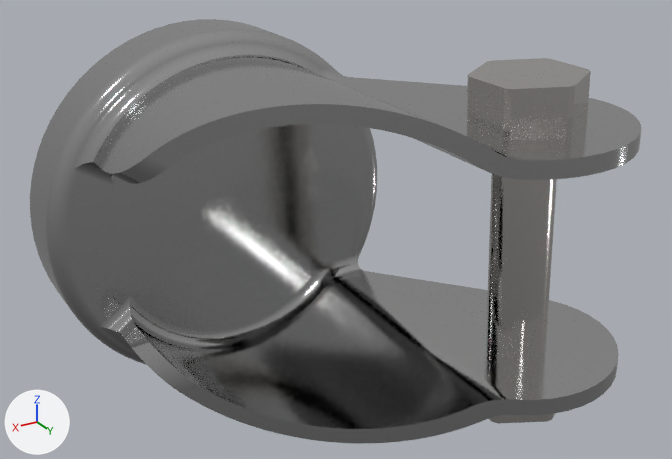
Two versions of the glTF model src/yixuan_utilities/assets/robot/vega-urdf/meshes/visual/B_wheel_l1.glb, one commit apart.
Both versions are drawn from a camera (50 mm lens) standing at (0.067, 0.1654, 0.0664) and looking at (-0.01, 0.0371, 0.0022). Every picture has the same lights, and +X, +Y and +Z are marked at lower left. Where no turn or scale is listed for an object, it has been applied to the vertices. Vertices at the same position are counted once.

Objects in the first picture: 'WX-DZ'.
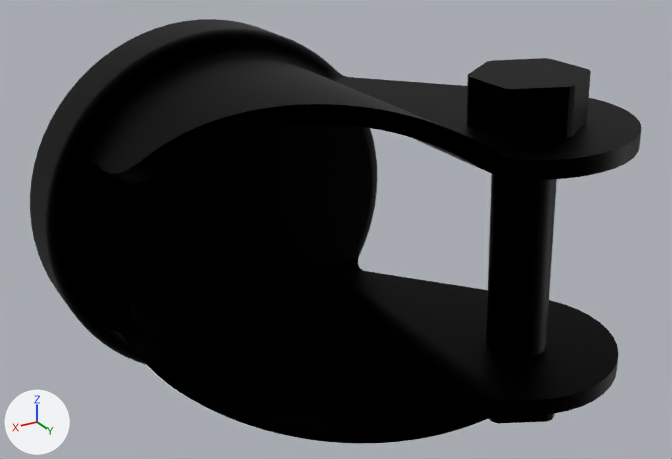
Where the change shows, as pixel boxes (x1, y1, x2, y2) in the pictures (672 x 459 px):
part 1 of me_mesh_0, deleted: before (357, 244, 488, 330)
part 2 of me_mesh_0, deleted: before (94, 295, 138, 338)
part 3 of me_mesh_0, deleted: before (68, 154, 117, 186)
part 4 of me_mesh_0, deleted: before (187, 64, 250, 110)
part 5 of me_mesh_0, recoloured (grey to black): (489, 413, 555, 424) in both
part 6 of me_mesh_0, recoloured (grey to black): (30, 19, 642, 444) in both
part 7 of me_mesh_0, recoloured (grey to black): (467, 58, 591, 359) in both

The change, as a list of edits to the scene's bpy script:
```text
Add mat_matte_steel_005:
    mat_matte_steel_005 = principled_material('matte steel.005')
    mat_matte_steel_005.base_color = (0.0, 0.0, 0.0)  # black #000000
    mat_matte_steel_005.metallic = 1.0
Change me_mesh_0:
    used by ob_wx_dz; location = (-0.0092, 0.0377, 0.0)
    remove me_mesh_0.from_pydata(...)  # 2851 vertices, 5722 faces; spans x -0.0432..0.0432, y -0.0377..0.0377, z -0.034..0.034
    add me_mesh_0.from_pydata(...)  # 2751 vertices, 5526 faces; spans x -0.0432..0.0432, y -0.0377..0.0377, z -0.034..0.034
    me_mesh_0 part 1: 34 vertices removed from x -0.0203..-0.0127, y -0.0243..-0.0187, z -0.0234..-0.0139
    me_mesh_0 part 2: 22 vertices removed from x 0.0125..0.0367, y -0.0219..-0.0191, z -0.0298..-0.0116
    me_mesh_0 part 3: 18 vertices removed from x 0.0312..0.038, y -0.0219..-0.0187, z 0.0097..0.0154
    me_mesh_0 part 4: 1 vertex removed from x 0.0152, y -0.0191, z 0.0294
    me_mesh_0 part 5: 236 faces spanning x -0.0346..-0.0172, y 0.0108..0.0298, z -0.0288..-0.0201 switch from mat_sandblasted_steel to mat_matte_steel_005 (black #000000)
    me_mesh_0 part 6: 4808 faces spanning x -0.0432..0.0432, y -0.0377..0.0377, z -0.034..0.034 switch from mat_satin_finish_stainless_steel to mat_matte_steel_005 (black #000000)
    me_mesh_0 part 7: 262 faces spanning x -0.0322..-0.0149, y 0.0108..0.0297, z -0.0306..0.0319 switch from mat_sandblasted_steel_1 to mat_matte_steel_005 (black #000000)
```
